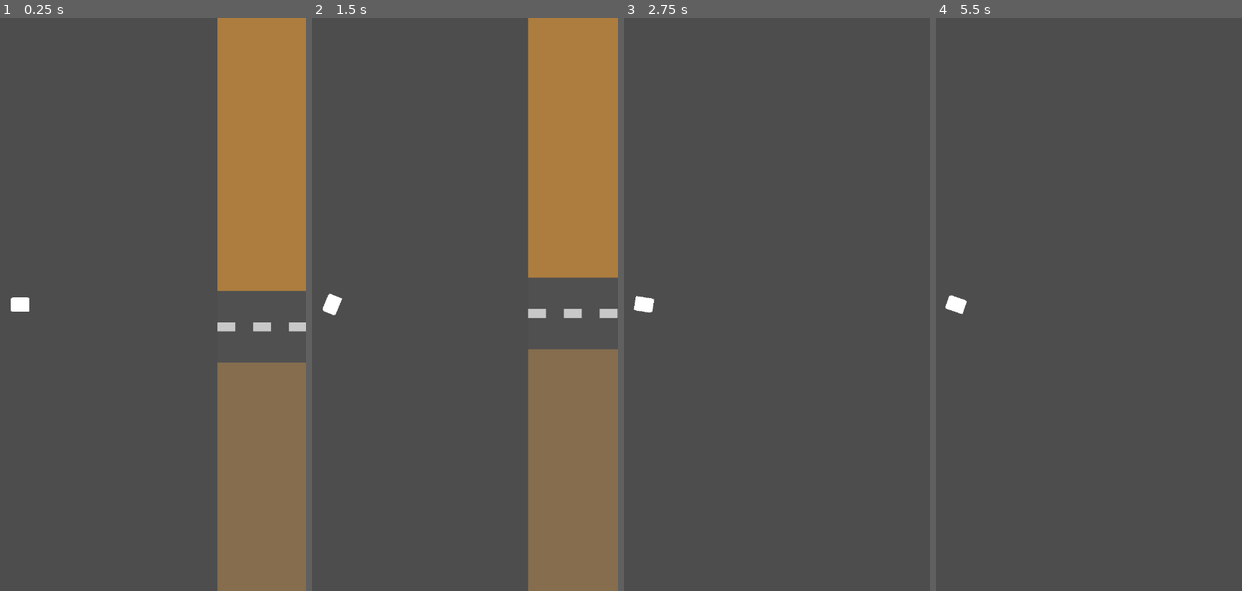
Above: before the commit, frames 1-4 (left to right).
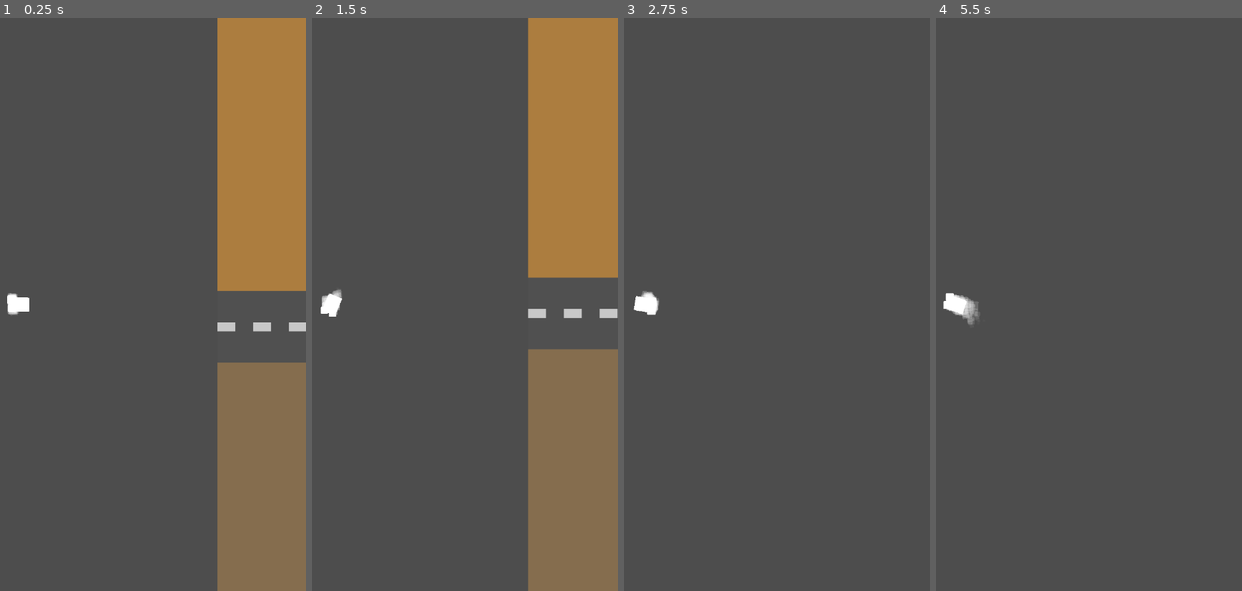
Above: after the commit, the same moments.

Repository: freesstylers/GoofyAhhCar
Game: Godot game, scene res://Assets/Scenes/Maps/PruebaMapas.tscn
Same seed, same stepped clock (60 frames per second), same inputs: the game is played once before the commit and once after it. The project has no main scene, so this scene is started directly.
Inputs (mouse positions are in pixels of both pictures, inside the frame that each line leads up to):
- Up to frame 1 (0.25 s): no input
- Up to frame 2 (1.5 s): tap Enter at 0.5 s; move the mouse to (458, 275) at 0.52 s; hold Right (right) 0.53-1.28 s; click (458, 275) at 0.67 s; tap Space (Accelerate) at 1.25 s; move the mouse to (outside the picture) at 1.27 s; hold Down (back) from 1.28 s (still down)
- Up to frame 3 (2.75 s): move the mouse to (700, 178) at 2.02 s; release Down (back) at 2.03 s; hold Right (right) from 2.03 s (still down)
- Up to frame 4 (5.5 s): tap Enter at 2.75, 4.25 s; move the mouse to (outside the picture) at 2.77 s; release Right (right) at 2.78 s; hold Space (Accelerate) 2.78-3.53 s; click (outside the picture) at 2.92 s; move the mouse to (1128, 390) at 3.52 s; hold Left (left) 3.53-5.03 s; move the mouse to (outside the picture) at 4.27 s; tap Space (Accelerate) at 5 s; move the mouse to (984, 304) at 5.02 s; hold Down (back) from 5.03 s (still down); click (984, 304) at 5.17 s

The runs differ from the first frame. In frame 1, less than 0.1% of the frame differs, in the area x 2-7%, y 48-52%; in frame 2, less than 0.1%; in frame 3, 0.1%; in frame 4, 0.2%, in the area x 2-15%, y 48-54%.

Commit message:
Particulas derrape

Diff:
--- a/clusy-cart/Assets/Scenes/Player.tscn
+++ b/clusy-cart/Assets/Scenes/Player.tscn
@@ -8,8 +8,16 @@
 [sub_resource type="CircleShape2D" id="CircleShape2D_l1kpm"]
 radius = 25.0
 
+[sub_resource type="Curve" id="Curve_m3yul"]
+_data = [Vector2(0, 1), 0.0, 0.0, 0, 0, Vector2(1, 0), -4.52685, 0.0, 0, 0]
+point_count = 2
+
+[sub_resource type="Gradient" id="Gradient_b6too"]
+offsets = PackedFloat32Array(0, 0.0666667, 1)
+colors = PackedColorArray(1, 1, 1, 1, 1, 1, 1, 0.403922, 1, 1, 1, 0)
+
 [node name="Player" type="RigidBody2D"]
-position = Vector2(44, 327)
+position = Vector2(599, 660)
 gravity_scale = 0.0
 center_of_mass_mode = 1
 linear_damp = 5.0
@@ -36,3 +44,35 @@
 [node name="BoostTimer" type="Timer" parent="."]
 
 [node name="DriftingTimer" type="Timer" parent="."]
+
+[node name="LeftDrigtingParticles" type="CPUParticles2D" parent="."]
+position = Vector2(-19, -11)
+amount = 20
+lifetime = 0.25
+texture = ExtResource("2_nndn3")
+spread = 90.0
+gravity = Vector2(0, 0)
+initial_velocity_min = 25.0
+initial_velocity_max = 50.0
+angular_velocity_min = -90.0
+angular_velocity_max = 90.0
+scale_amount_min = 0.45
+scale_amount_max = 0.65
+scale_amount_curve = SubResource("Curve_m3yul")
+color_ramp = SubResource("Gradient_b6too")
+
+[node name="RightDriftingParticles" type="CPUParticles2D" parent="."]
+position = Vector2(-18, 8)
+amount = 20
+lifetime = 0.25
+texture = ExtResource("2_nndn3")
+spread = 90.0
+gravity = Vector2(0, 0)
+initial_velocity_min = 25.0
+initial_velocity_max = 50.0
+angular_velocity_min = -90.0
+angular_velocity_max = 90.0
+scale_amount_min = 0.45
+scale_amount_max = 0.65
+scale_amount_curve = SubResource("Curve_m3yul")
+color_ramp = SubResource("Gradient_b6too")
Not shown: 1 places in clusy-cart/Assets/Scenes/Player.tscn that only renumber resources
